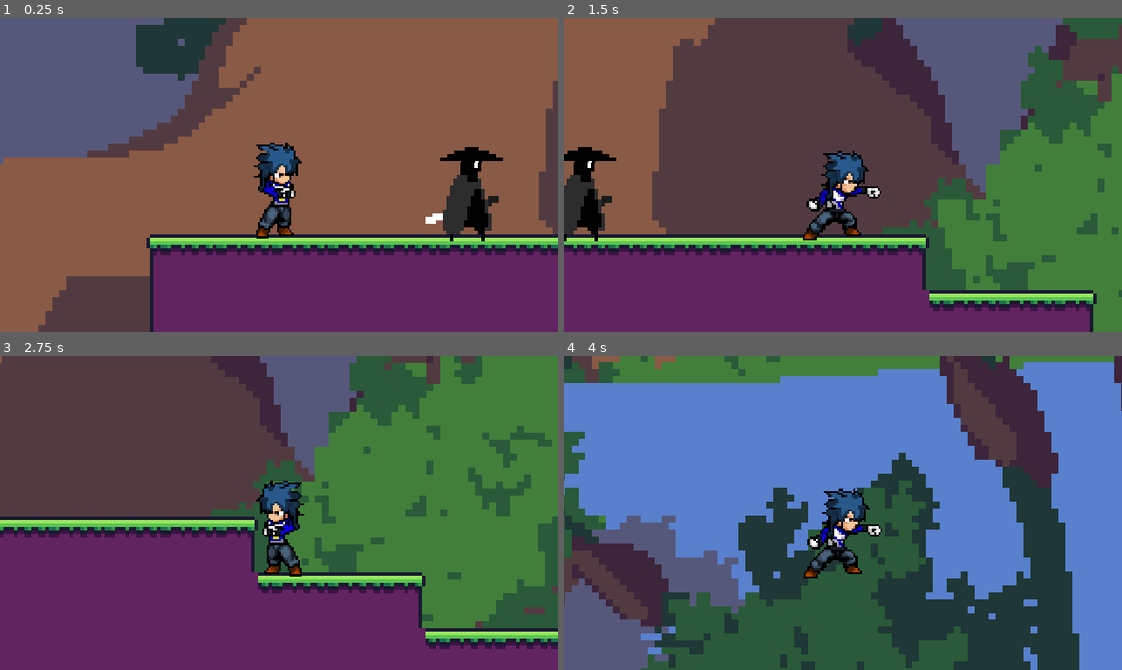
Above: before the commit, frames 1-4 (two rows, left to right).
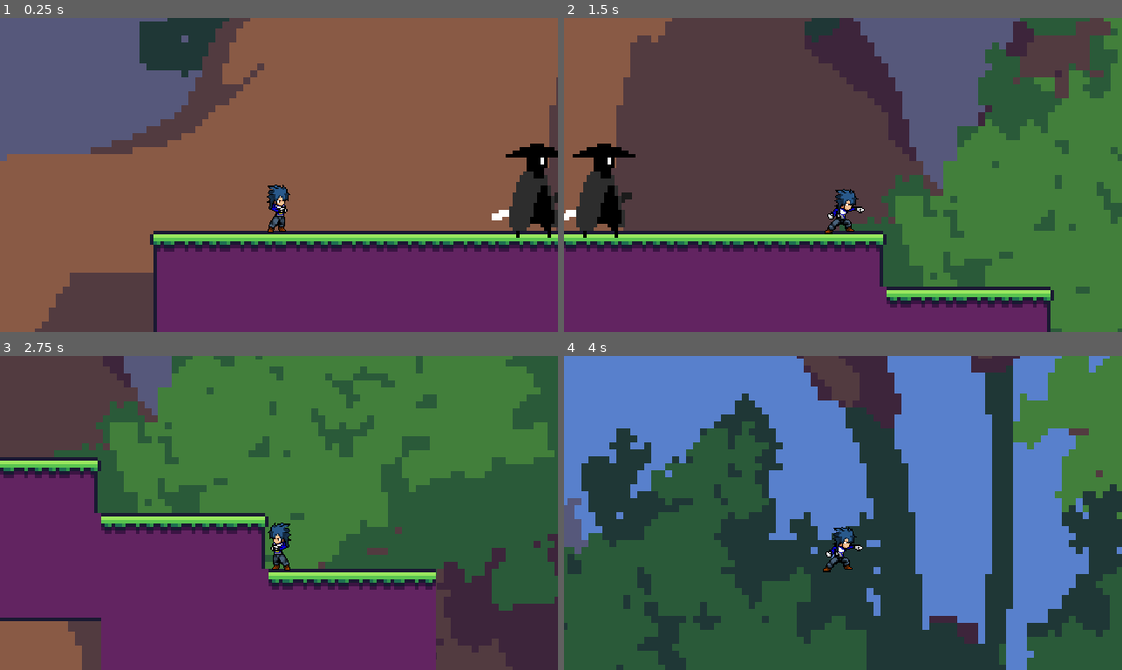
Above: after the commit, the same moments.

Repository: maxy31/platformer-game-development
Game: Godot game, scene res://Assets/Scenes/Areas/testing_Area_max.tscn
Same seed, same stepped clock (60 frames per second), same inputs: the game is played once before the commit and once after it.
Inputs:
- Up to frame 1 (0.25 s): no input
- Up to frame 2 (1.5 s): hold D (move_right) from 0.53 s (still down); tap E (attack) at 0.6, 1.35 s; tap Space (jump) at 0.77 s
- Up to frame 3 (2.75 s): tap Space (jump) at 1.52 s; release D (move_right) at 2.03 s; hold A (move_left) from 2.03 s (still down); tap E (attack) at 2.1 s
- Up to frame 4 (4 s): release A (move_left) at 2.78 s; hold D (move_right) from 2.78 s (still down); tap E (attack) at 2.85, 3.6 s; tap Space (jump) at 3.02, 3.77 s

The runs differ from the first frame. In frame 1, 12% of the frame differs, in the area x 0-100%, y 0-100%; in frame 2, 34%; in frame 3, 55%; in frame 4, 65%.

Commit message:
Layer Setting & 攻击方向判定
具体可以参考mst的 但是不确定对不对哈 我是自己用自己area研究出来的

Diff:
--- a/Assets/Scenes/Areas/testing_Area_max.tscn
+++ b/Assets/Scenes/Areas/testing_Area_max.tscn
@@ -69,7 +69,8 @@
 3:7/0 = 0
 
 [sub_resource type="TileSet" id="TileSet_ql8qi"]
-physics_layer_0/collision_layer = 1
+physics_layer_0/collision_layer = 8
+physics_layer_0/collision_mask = 0
 sources/0 = SubResource("TileSetAtlasSource_8wi1m")
 
 [node name="Area1" type="Node2D"]
@@ -89,11 +90,8 @@
 tile_map_data = PackedByteArray("AAAAABcAAAAAAAAAAAAAABgAAAAAAAEAAAAAABkAAAAAAAIAAAABABgAAAABAAEAAAABABkAAAABAAIAAAABAB …(1456 unchanged characters)…
 tile_set = SubResource("TileSet_ql8qi")
 
+[node name="Destroyer" parent="." groups=["Enemy"] instance=ExtResource("4_luk32")]
+position = Vector2(334, 317)
+
 [node name="flymanController" parent="." instance=ExtResource("3_m5p26")]
-position = Vector2(262, 319)
-rotation = -0.000363254
-scale = Vector2(1.99479, 1.99691)
-
-[node name="CharacterBody2D" parent="." groups=["Enemy"] instance=ExtResource("4_luk32")]
-position = Vector2(316, 317)
-rotation = 0.0071761
+position = Vector2(261, 320)
--- a/Assets/Scenes/destroyer.tscn
+++ b/Assets/Scenes/destroyer.tscn
@@ -6,6 +6,8 @@
 [sub_resource type="CapsuleShape2D" id="CapsuleShape2D_mir1v"]
 
 [node name="Destroyer" type="CharacterBody2D"]
+collision_layer = 2
+collision_mask = 73
 script = ExtResource("1_mir1v")
 
 [node name="Node2D" type="Node2D" parent="." groups=["Enemy"]]
--- a/Assets/Scenes/flyman.tscn
+++ b/Assets/Scenes/flyman.tscn
@@ -171,6 +171,7 @@
 height = 12.0
 
 [node name="flymanController" type="CharacterBody2D"]
+collision_mask = 46
 script = ExtResource("1_i8rbu")
 speed = 5.0
 jump_power = 8.0
@@ -200,8 +201,8 @@
 region_rect = Rect2(64, 0, 64, 64)
 
 [node name="AttackArea" type="Area2D" parent="FlymanAnimator"]
-collision_layer = 3
-collision_mask = 5
+collision_layer = 64
+collision_mask = 2
 
 [node name="CollisionShape2D" type="CollisionShape2D" parent="FlymanAnimator/AttackArea"]
 position = Vector2(8, -6)
--- a/Assets/Script/flyman_animator.gd
+++ b/Assets/Script/flyman_animator.gd
@@ -33,6 +33,12 @@
 		sprite.flip_h = false
 	elif player_controller.direction == -1:
 		sprite.flip_h = true
+
+		# --- 攻击范围翻转位置 ---
+	var attack_area = $AttackArea
+	if attack_area:
+		var offset = 20
+		attack_area.position.x = offset * player_controller.direction
 
 	# --- 动画控制（非攻击状态下） ---
 	if not is_attacking:
--- a/project.godot
+++ b/project.godot
@@ -53,6 +53,17 @@
 ]
 }
 
+[layer_names]
+
+2d_physics/layer_1="Player"
+2d_physics/layer_2="Enemy"
+2d_physics/layer_3="Trap"
+2d_physics/layer_4="Platform"
+2d_physics/layer_5="NPC"
+2d_physics/layer_6="Goal"
+2d_physics/layer_7="PlayerAttack"
+2d_physics/layer_8="EnemyAttack"
+
 [rendering]
 
 textures/canvas_textures/default_texture_filter=0
